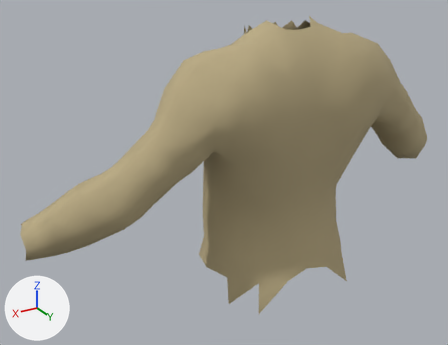
Two versions of the glTF model assets/equipment/procedural/linen_tunic--worn.glb, one commit apart.
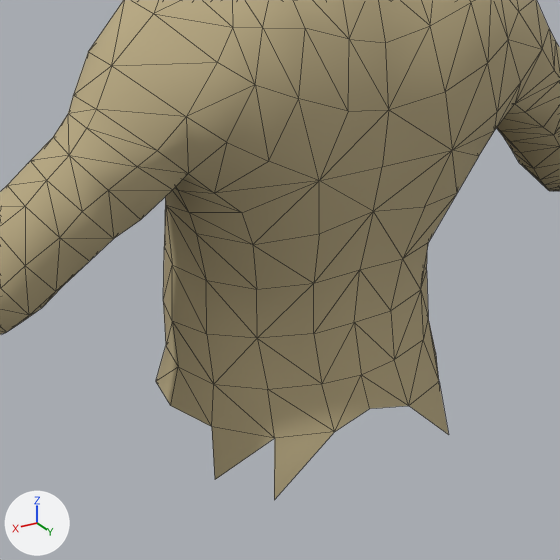
There are two pictures of each version: one whole from a 50 mm lens placed at (0.716, 0.972, 1.714), pointed at (0.096, -0.062, 1.197), one close up on the part from 27% to 90% of the width and 18% to 100% of the height. The lights are fixed; the arrows at lower left show +X, +Y and +Z. The older version's two pictures come first. The close-ups show mesh edges as thin lines.

The older version as bpy lines, for what is in view:
```python
me_linen_tunic = bpy.data.meshes.new('linen_tunic')
me_linen_tunic.from_pydata(...)  # 454 vertices, 856 faces; spans x -0.519..0.519, y -0.15..0.125, z 0.951..1.519
me_linen_tunic.materials.append(mat_linen_tunic___worn)  # beige #b8a982
ob_linen_tunic = bpy.data.objects.new('linen_tunic', me_linen_tunic)
ob_linen_tunic.location = (0.0, 0.0, 0.0)
```
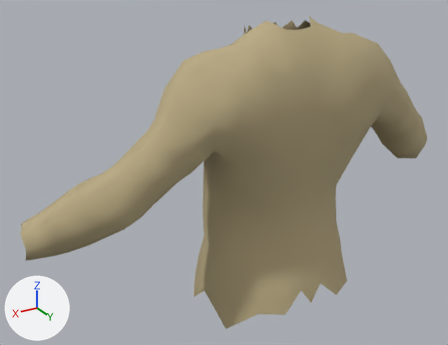
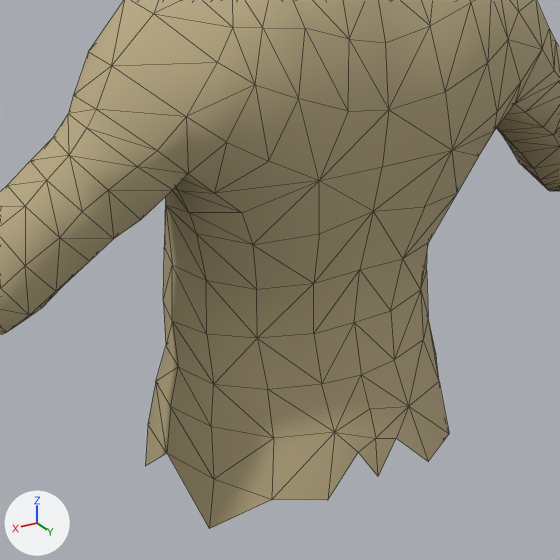
Where the change shows, as pixel boxes (x1, y1, x2, y2) in the close-ups (560 x 560 px):
```json
{"object": "linen_tunic", "change": "reshaped", "before": [0, 0, 560, 500], "after": [0, 0, 560, 529]}
{"part": 1, "of": "me_linen_tunic", "change": "built on", "before": [156, 367, 449, 500], "after": [145, 367, 449, 529]}
```

The change, as JSON lines over the scene's bpy script:
```json
{"block": "me_linen_tunic", "where": "# used by ob_linen_tunic; location = (0.0, 0.0, 0.0)"}
{"op": "remove", "block": "me_linen_tunic", "code": "me_linen_tunic.from_pydata(...)  # 454 vertices, 856 faces; spans x -0.519..0.519, y -0.15..0.125, z 0.951..1.519"}
{"op": "add", "block": "me_linen_tunic", "code": "me_linen_tunic.from_pydata(...)  # 473 vertices, 892 faces; spans x -0.519..0.519, y -0.15..0.134, z 0.89..1.519"}
{"block": "me_linen_tunic", "change": "me_linen_tunic part 1"}
{"block": "me_linen_tunic", "change": "7 vertices are removed from x -0.153..0.153, y -0.129..0.11, z 0.951..1.006"}
{"block": "me_linen_tunic", "change": "14 faces are deleted"}
{"block": "me_linen_tunic", "change": "2 vertices move within x -0.168..0.168, y -0.014, z 1.013"}
{"block": "me_linen_tunic", "change": "26 vertices are added at x -0.173..0.173, y -0.137..0.134, z 0.89..1.007"}
{"block": "me_linen_tunic", "change": "50 new faces join them"}
```
